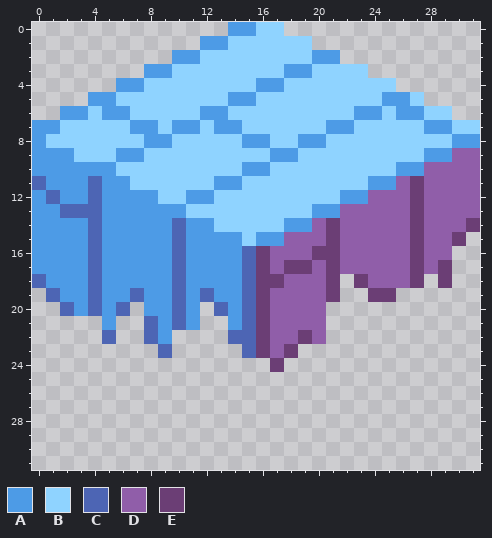
Pixel-art file, stored at Assets/Art/S_Wall_Wood_Real_Floating.aseprite. Above, as it was before the edit.
32x32 pixels, 1 frame.
Palette (. is transparent): A #4d9be6  B #8fd3ff  C #4d65b4  D #905ea9  E #6b3e75
Pixels before, first column x 0:
 0 ..............AABB..............
 1 ............AABBBBBB............
 2 ..........AABBBBBBBBAA..........
 3 ........AABBBBBBBBAABBBB........
 4 ......AABBBBBBBBAABBBBBBBB......
 5 ....AABBBBBBBBAABBBBBBBBBAAB....
 6 ..AABAABBBBBAABBBBBBBBBAABAABB..
 7 AABBBBBAABAABAABBBBBBAABBBBBAABB
 8 ABBBBBBBAABBBBBAABBAABBBBBBBBBAA
 9 AAABBBAABBBBBBBBBAABBBBBBBBBAADD
10 AAAAAABBBBBBBBBAABBBBBBBBBAADDDD
11 CAAACAABBBBBBAABBBBBBBBBAADEDDDD
12 ACAACAAAABBAABBBBBBBBBAADDDEDDDD
13 AACCCAAAAAABBBBBBBBBAADDDDDEDDDD
14 AAAACAAAAACAABBBBBAADEDDDDDEDDDE
15 AAAACAAAAACAAAABAADDDEDDDDDEDDE.
16 AAAACAAAAACAAAACEDDDEEDDDDDEDD..
17 AAAACAAAAACAAAACEDEEDEDDDDDEDE..
18 CAAACAAAAACAAAACEEDDDE.EDDDE.E..
19 .CAACAACAACACAACEDDDDE..EE......
20 ..CACAC.AACA.CACEDDDD...........
21 .....A..CACA..ACEDDDD...........
22 .....C..CA....CCEDDED...........
23 .........C.....CEDE.............
24 .................E..............
And afterwards:
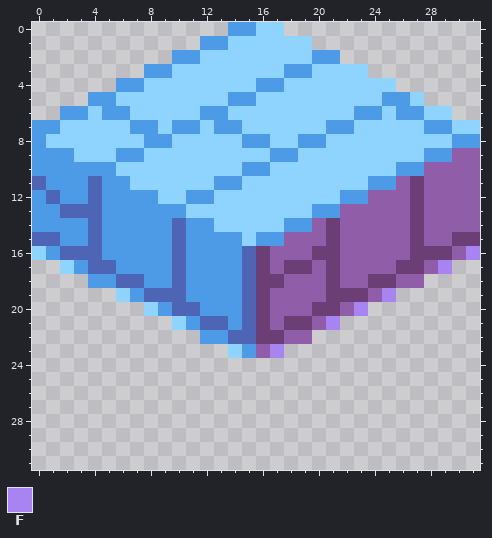
Colours new in this view: F #a884f3
Commit: Redesign real world floating slab
The exact change:
y 14: x 31 E -> D
y 15: x 0..1 AA -> CC; x 31 . -> E
y 16: x 0 A -> B; x 2..3 AA -> CC; x 28..31 DD.. -> EEDF
y 17: x 0..2 AAA -> ..B; x 5 A -> C; x 26 D -> E; x 29 E -> F
y 18: x 0..4 CAAAC -> ....A; x 6..7 AA -> CC; x 22..25 .EDD -> DDEE; x 27 E -> D; x 29 E -> .
y 19: x 1..9 CAACAACAA -> .....BACC; x 12 C -> A; x 22..25 ..EE -> EEDF
y 20: x 2..6 CACAC -> .....; x 8 A -> B; x 11..13 A.C -> CAA; x 20..23 D... -> EEDF
y 21: x 5 A -> .; x 8..10 CAC -> ..B; x 12..13 .. -> CC; x 18..19 DD -> EE; x 21 . -> F
y 22: x 5 C -> .; x 8..9 CA -> ..; x 12..13 .. -> AA; x 17 D -> E; x 19..20 ED -> D.
y 23: x 9 C -> .; x 14..18 .CEDE -> BADF.
y 24: x 17 E -> .
Changed places in both pictures, as pixel boxes (x1, y1, x2, y2):
changed: (32, 218, 480, 372)
